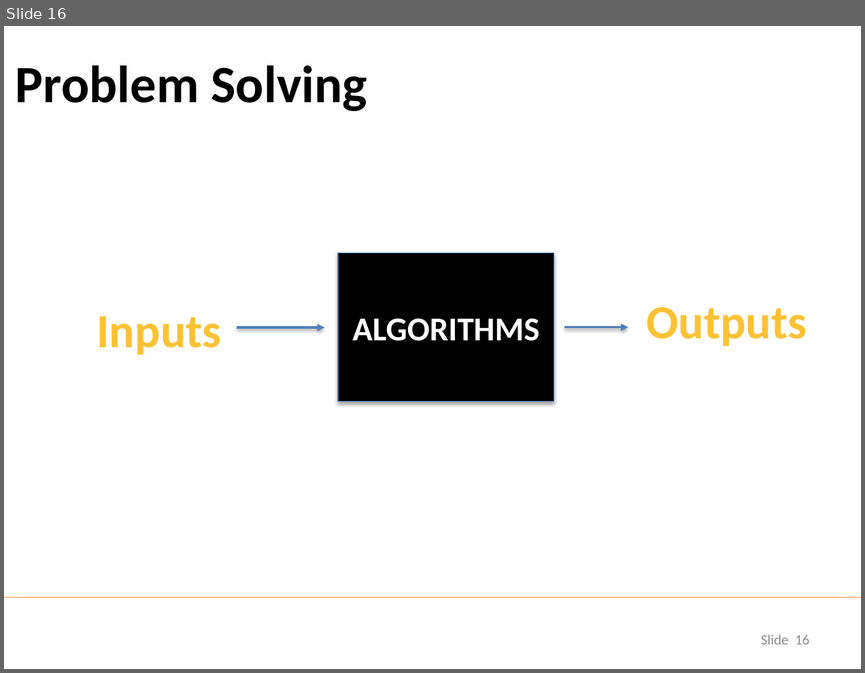
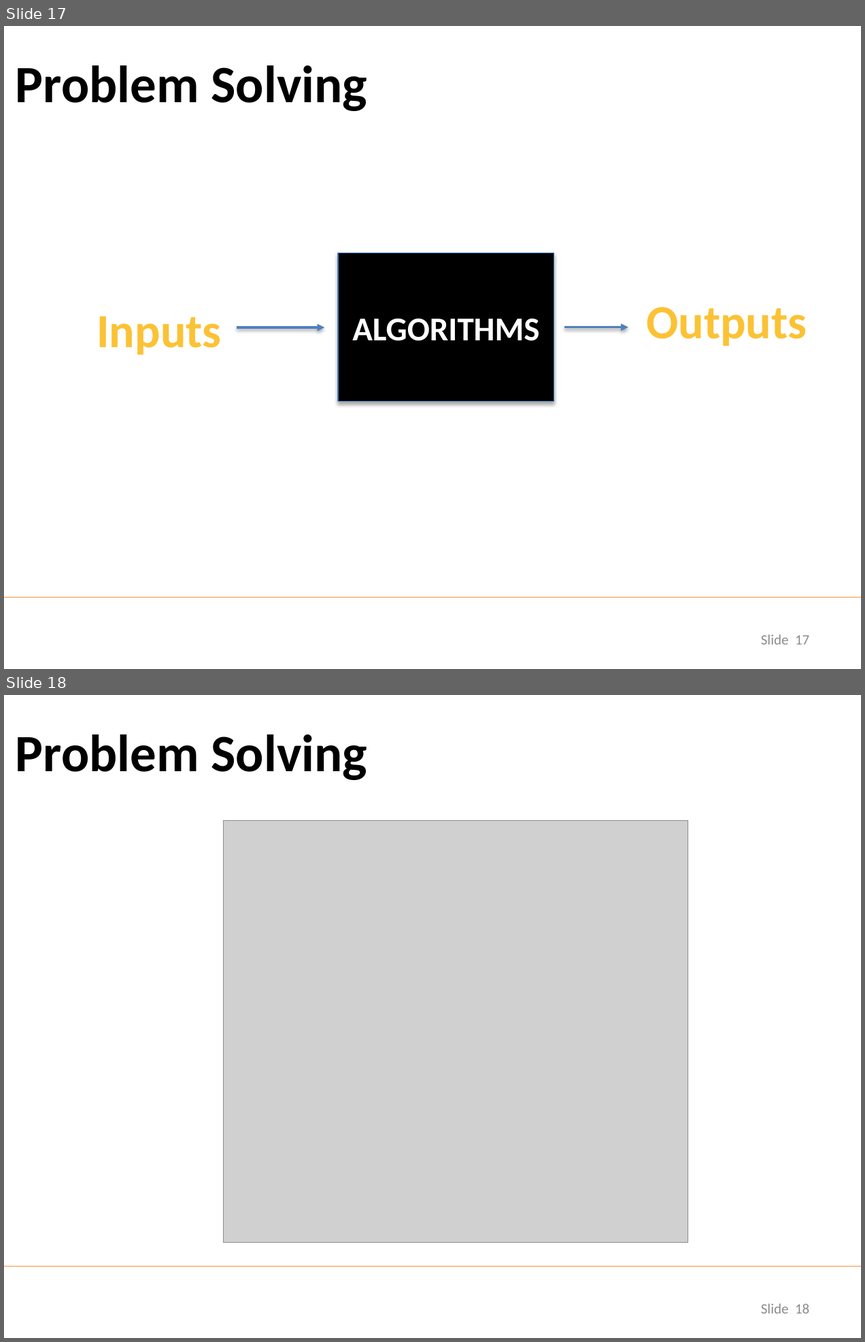
Before and after one commit to udohsolomon/lecture_slide_programming, a slide deck: week_1/Week 1 Day 1.pptx. Shown one above the other, each under a label of ours: slide 16 before the commit, slides 17 and 18 after it. The pictures are 865x673 and 865x1342 pixels, drawn with LibreOffice and Linux fonts; fonts in the diff are those of the drawing; grey boxes stand for pictures; background and template pictures are left out. Boxes give left, top, right and bottom in pixels: in the first picture for what was removed or moved away, otherwise in the second. Text is boxed around its words. In the diff, an @@ line names an element or a change of style, - is before the commit and + after.

```diff
--- a/week_1/Week 1 Day 1.pptx
+++ b/week_1/Week 1 Day 1.pptx
@@ slide 18 added at (4, 695, 861, 1338), background picture (left out); not listed: 1 template element that a slide beside it also shows @@
@@ title added at (16, 734, 368, 780), 44 pt, text #000000, bold @@
+Problem Solving
@@ picture added at (224, 821, 687, 1242) @@
@@ page number added at (761, 1303, 809, 1313), 12 pt, text #8C8C8C @@
+Slide 18
@@ what was slide 16 is now slide 17 @@
@@ page number at (761, 634, 809, 644): text changed @@
-Slide 16
+Slide 17
```
Also in this commit, not shown: 1 other slide added, 14 slides removed.
